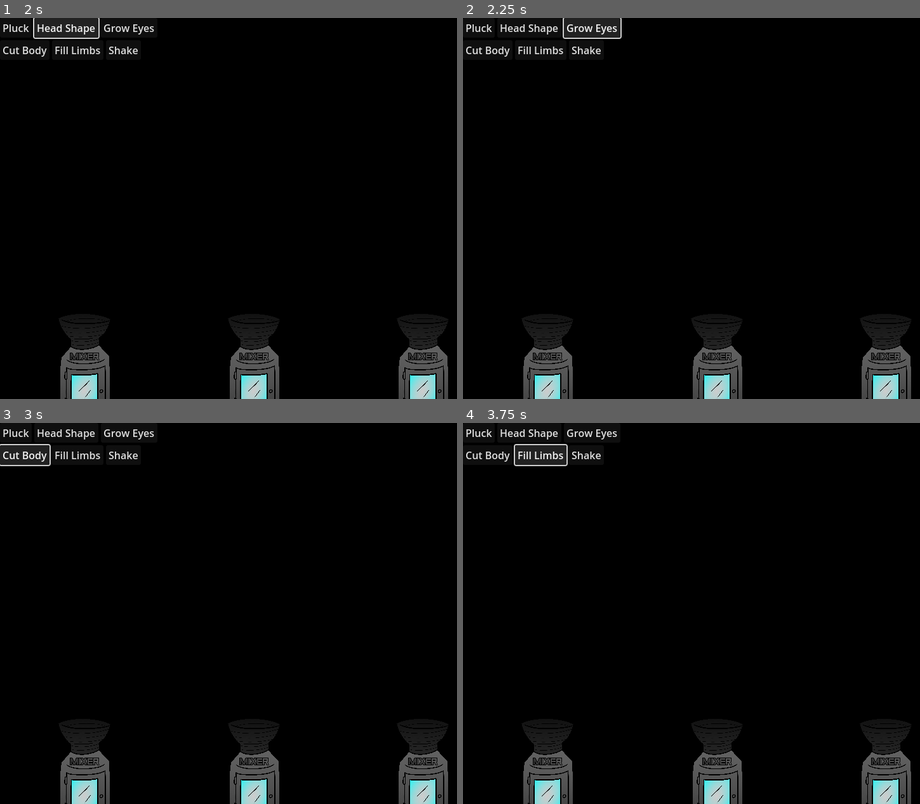
Above: before the commit, frames 1-4 (two rows, left to right).
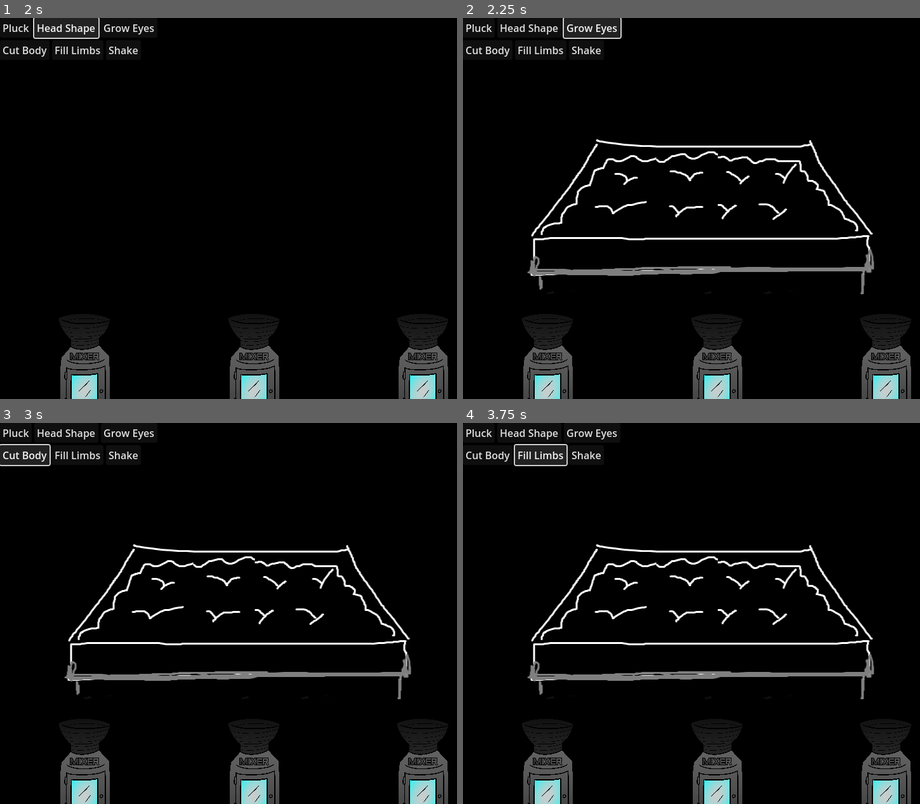
Above: after the commit, the same moments.

Repository: Goth-Bin-Garbage/build_a_dready_bear.swf
Game: Godot game, scene res://main.tscn
Same seed, same stepped clock (60 frames per second), same inputs: the game is played once before the commit and once after it.
Inputs:
- Up to frame 1 (2 s): click "Pluck" at 0.5 s; click "Head Shape" at 1.25 s
- Up to frame 2 (2.25 s): click "Grow Eyes" at 2 s
- Up to frame 3 (3 s): click "Cut Body" at 2.75 s
- Up to frame 4 (3.75 s): click "Fill Limbs" at 3.5 s

Frame 1 is identical in both runs. In frame 2, 3.4% of the frame differs, in the area x 14-90%, y 31-73%; in frame 3, 3.4%; in frame 4, 3.4%.

Commit message:
music & eyes placeholder sprite

Diff:
--- a/stations/EyeStation.tscn
+++ b/stations/EyeStation.tscn
@@ -1,3 +1,14 @@
-[gd_scene format=3 uid="uid://j6lysevhmgpd"]
+[gd_scene load_steps=3 format=3 uid="uid://j6lysevhmgpd"]
+
+[ext_resource type="Texture2D" uid="uid://camy5w6j8pap8" path="res://sprites/spr_grow_eyes_placeholder.png" id="2_1llut"]
+[ext_resource type="AudioStream" uid="uid://d2a5pulllfuun" path="res://audio/music/grow_eyes.mp3" id="2_5feuu"]
 
 [node name="EyeStation" type="Node2D"]
+
+[node name="AudioStreamPlayer2D" type="AudioStreamPlayer2D" parent="."]
+stream = ExtResource("2_5feuu")
+autoplay = true
+
+[node name="PlaceholderSprite" type="Sprite2D" parent="."]
+position = Vector2(375, 299)
+texture = ExtResource("2_1llut")
Binary file added: sprites/spr_grow_eyes_placeholder.png
Not shown, added: sprites/spr_grow_eyes_placeholder.png.import
